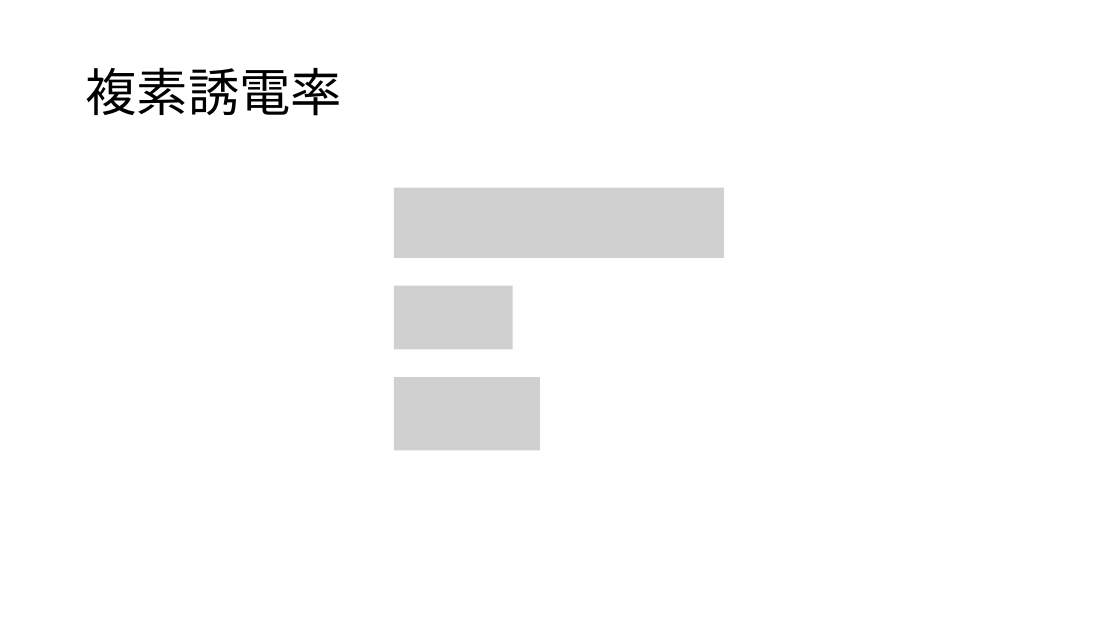
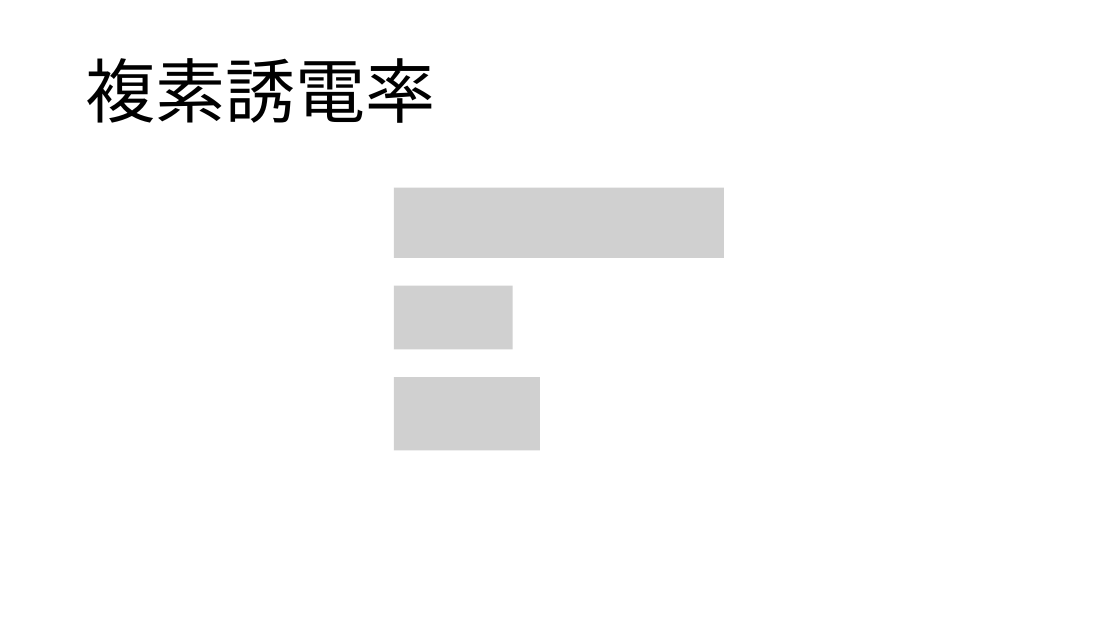
Before and after one commit to coil398/experiment, a slide deck: slide 8 of dielectric/強誘電体の誘電特性.pptx. Drawn at 1120x630 pixels with LibreOffice and Linux fonts; fonts in the diff are those of the drawing; grey boxes stand for pictures. Boxes give left, top, right and bottom in pixels: in the first picture for what was removed or moved away, otherwise in the second. Text is boxed around its words. In the diff, an @@ line names an element or a change of style, - is before the commit and + after.

```diff
--- a/dielectric/強誘電体の誘電特性.pptx
+++ b/dielectric/強誘電体の誘電特性.pptx
@@ title "複素誘電率" at [85,58,435,123]: size 44 to 60 pt @@
```
Also in this commit, not shown: 1 other slide changed, 6 slides added, 1 other file.
